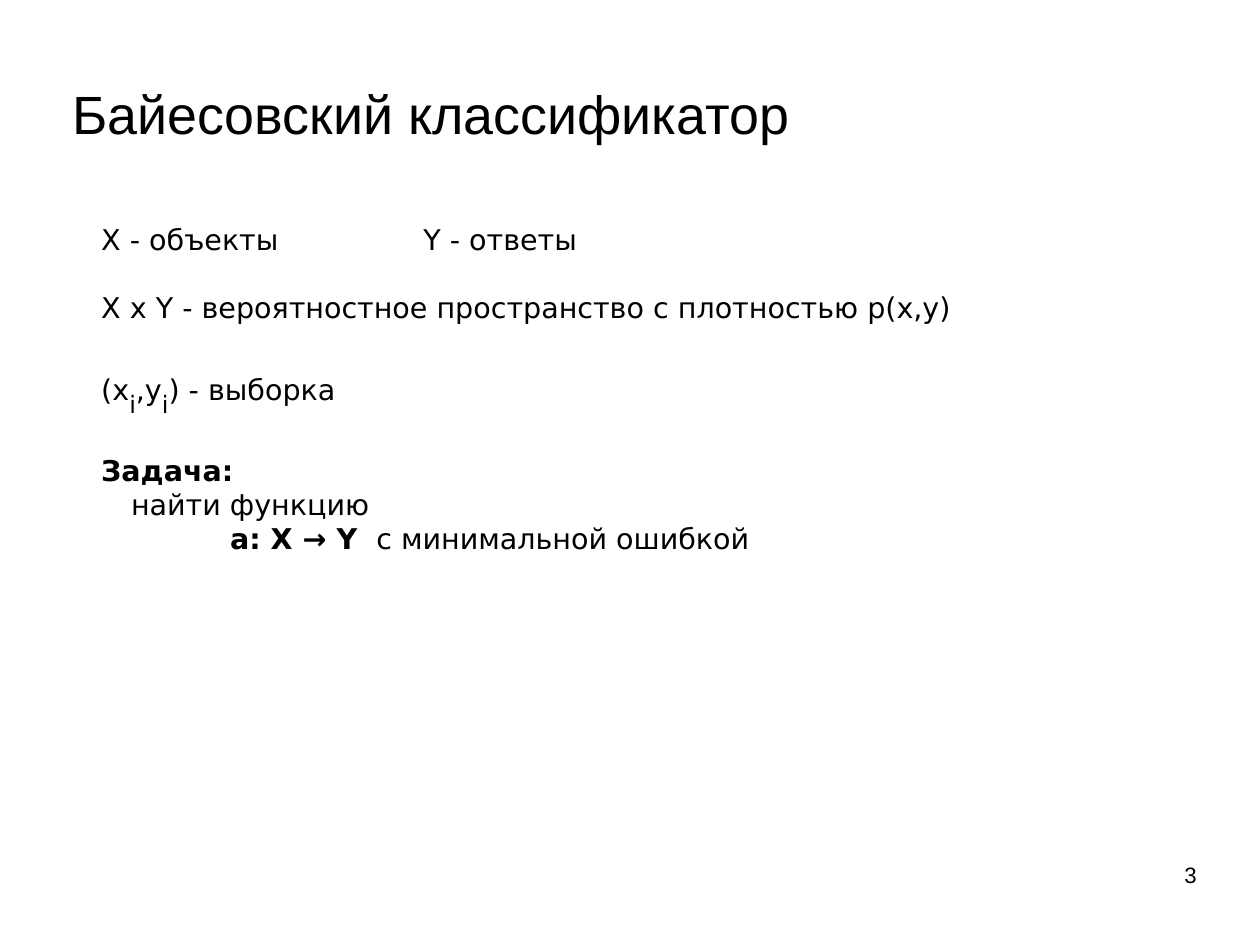
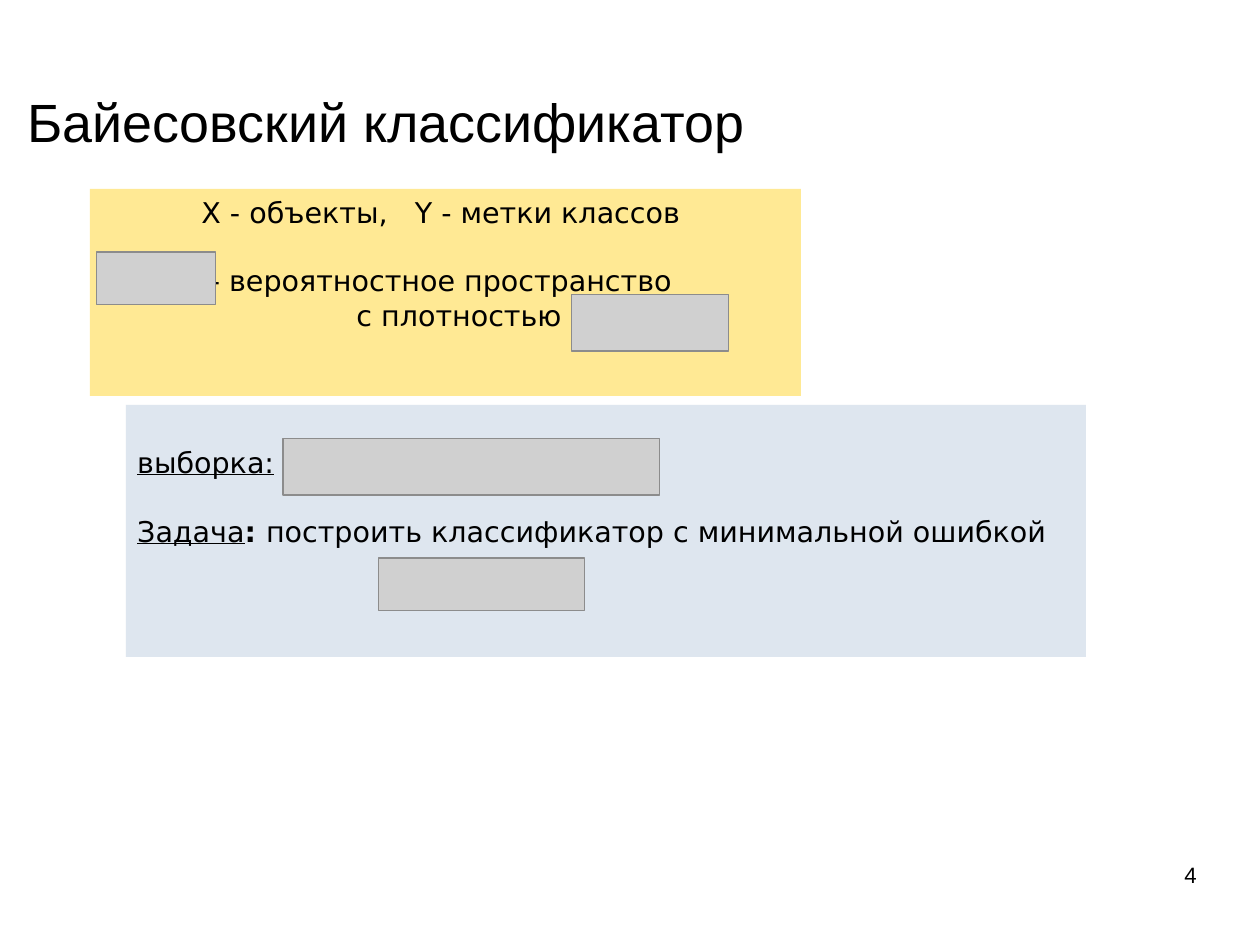
Before and after one commit to mechanoid5/ml_lectorium_legacy, a slide deck: slide 4 of 09-bayes.odp (slide 3 before the commit). Drawn at 1260x945 pixels with LibreOffice and Linux fonts; fonts in the diff are those of the drawing; grey boxes stand for pictures; background and template pictures are left out. Boxes give left, top, right and bottom in pixels: in the first picture for what was removed or moved away, otherwise in the second. Text is boxed around its words. In the diff, an @@ line names an element or a change of style, - is before the commit and + after.

```diff
--- a/09-bayes.odp
+++ b/09-bayes.odp
@@ title "Байесовский классификатор": place and size @@
-title "Байесовский классификатор" at <box>72,94,789,144</box>
+title "Байесовский классификатор" at <box>27,102,744,152</box>
@@ rectangle added at <box>90,189,802,396</box>, fill #FFE994, 18 pt, text #000000 @@
+X - объекты, Y - метки классов
+- вероятностное пространство
+с плотностью
@@ text removed at <box>101,228,950,550</box> @@
-X - объекты Y - ответы
-X x Y - вероятностное пространство с плотностью p(x,y)
-(xi,yi) - выборка
-Задача:
-найти функцию
-a: X → Y с минимальной ошибкой
@@ picture added at <box>96,252,216,304</box> @@
@@ picture added at <box>572,294,729,351</box> @@
@@ rectangle added at <box>126,405,1086,656</box>, fill #DEE6EF, 18 pt, text #000000 @@
+выборка:
+Задача: построить классификатор с минимальной ошибкой
@@ picture added at <box>284,438,661,495</box> @@
@@ picture added at <box>378,558,584,611</box> @@
@@ page number at <box>1184,867,1196,883</box>: text changed @@
-3
+4
```
Also in this commit, not shown: 7 other slides changed, 5 slides added, 23 slides removed, 2 other files.
